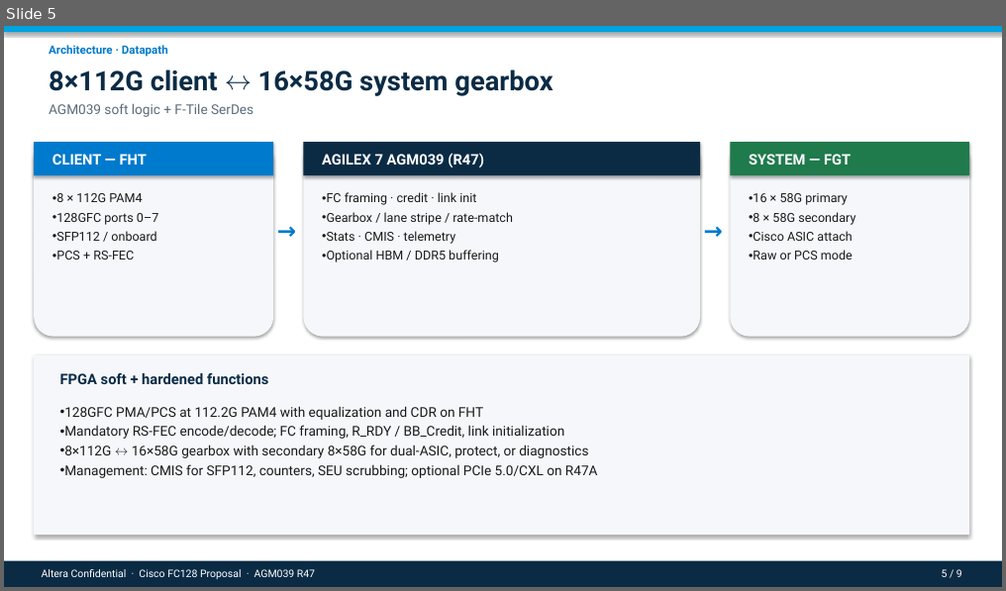
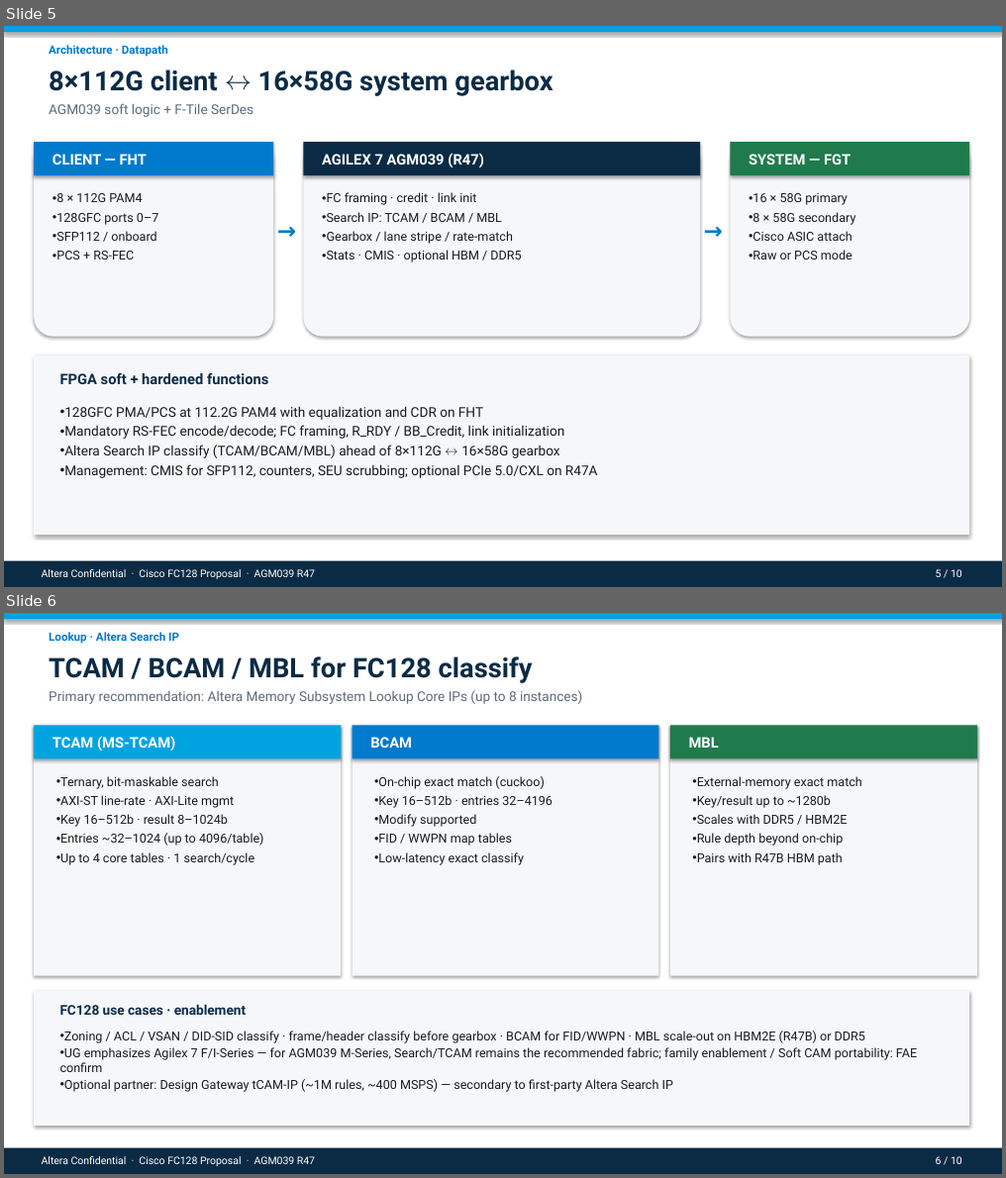
Before and after one commit to rushikeshpurohit0908/Cursor_Rushi, a slide deck: presentations/Cisco_FC128_Agilex7_Proposal.pptx. Shown one above the other, each under a label of ours: slide 5 before the commit, slides 5 and 6 after it. The pictures are 1006x591 and 1006x1178 pixels, drawn with LibreOffice and Linux fonts; fonts in the diff are those of the drawing. Boxes give left, top, right and bottom in pixels: in the first picture for what was removed or moved away, otherwise in the second. Text is boxed around its words. In the diff, an @@ line names an element or a change of style, - is before the commit and + after.

```diff
--- a/presentations/Cisco_FC128_Agilex7_Proposal.pptx
+++ b/presentations/Cisco_FC128_Agilex7_Proposal.pptx
@@ slide 6 added at [4,613,1002,1174], background #FFFFFF @@
@@ rectangle added at [4,613,1002,619], fill #00A3E0 @@
@@ text added at [49,632,179,644], 11 pt, text #007ACC, bold @@
+Lookup · Altera Search IP
@@ text added at [49,657,533,683], 26 pt, text #0B2B45, bold @@
+TCAM / BCAM / MBL for FC128 classify
@@ text added at [49,690,582,704], 13 pt, text #5C6B7A @@
+Primary recommendation: Altera Memory Subsystem Lookup Core IPs (up to 8 instances)
@@ rectangle added at [34,725,341,976], fill #F5F7FA @@
@@ rectangle added at [34,725,341,759], fill #00A3E0 @@
@@ rectangle added at [352,725,659,976], fill #F5F7FA @@
@@ rectangle added at [352,725,659,759], fill #007ACC @@
@@ rectangle added at [670,725,977,976], fill #F5F7FA @@
@@ rectangle added at [670,725,977,759], fill #1F7A4C @@
@@ text added at [53,736,175,751], 14 pt, text #FFFFFF, bold @@
+TCAM (MS-TCAM)
@@ text added at [370,737,412,748], 14 pt, text #FFFFFF, bold @@
+BCAM
@@ text added at [689,737,719,748], 14 pt, text #FFFFFF, bold @@
+MBL
@@ text added at [60,776,264,865], 12 pt, text #1A1A1A @@
+• Ternary, bit-maskable search
+• AXI-ST line-rate · AXI-Lite mgmt
+• Key 16–512b · result 8–1024b
+• Entries ~32–1024 (up to 4096/table)
+• Up to 4 core tables · 1 search/cycle
@@ text added at [378,776,552,865], 12 pt, text #1A1A1A @@
+• On-chip exact match (cuckoo)
+• Key 16–512b · entries 32–4196
+• Modify supported
+• FID / WWPN map tables
+• Low-latency exact classify
@@ text added at [697,776,862,865], 12 pt, text #1A1A1A @@
+• External-memory exact match
+• Key/result up to ~1280b
+• Scales with DDR5 / HBM2E
+• Rule depth beyond on-chip
+• Pairs with R47B HBM path
@@ rectangle added at [34,991,969,1126], fill #F5F7FA @@
@@ text added at [60,1004,246,1015], 13 pt, text #0B2B45, bold @@
+FC128 use cases · enablement
@@ text added at [60,1031,917,1092], 12 pt, text #1A1A1A @@
+• Zoning / ACL / VSAN / DID-SID classify · frame/header classify before gearbox · BCAM for FID/WWPN · MBL scale-out on HBM2E (R47B) or DDR5
+• UG emphasizes Agilex 7 F/I-Series — for AGM039 M-Series, Search/TCAM remains the recommended fabric; family enablement / Soft CAM portability: FAE confirm
+• Optional partner: Design Gateway tCAM-IP (~1M rules, ~400 MSPS) — secondary to first-party Altera Search IP
@@ rectangle added at [4,1149,1002,1174], fill #0B2B45 @@
@@ text added at [42,1157,315,1166], 10 pt, text #FFFFFF @@
+Altera Confidential · Cisco FC128 Proposal · AGM039 R47
@@ text added at [936,1157,962,1164], 10 pt, text #FFFFFF @@
+6 / 10
@@ slide 5 changed as well @@
@@ text at [327,212,502,222]: paragraph added @@
+• Search IP: TCAM / BCAM / MBL
@@ text at [327,250,521,263]: text changed @@
-• Stats · CMIS · telemetry
-• Optional HBM / DDR5 buffering
+• Stats · CMIS · optional HBM / DDR5
@@ text at [64,445,560,459]: text changed @@
-• 8×112G ↔ 16×58G gearbox with secondary 8×58G for dual-ASIC, protect, or diagnostics
+• Altera Search IP classify (TCAM/BCAM/MBL) ahead of 8×112G ↔ 16×58G gearbox
@@ text at [936,570,962,577]: text changed @@
-5 / 9
+5 / 10
```
Also in this commit, not shown: 8 other slides changed, 6 other files.
